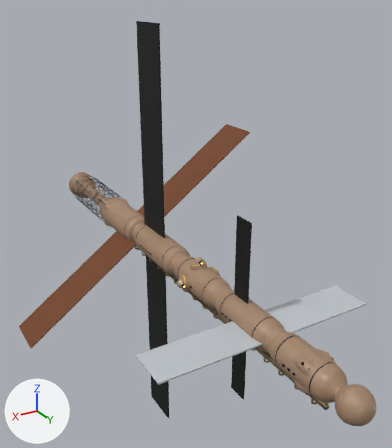
The glTF model game/models/mars.glb: old version first, new version second.
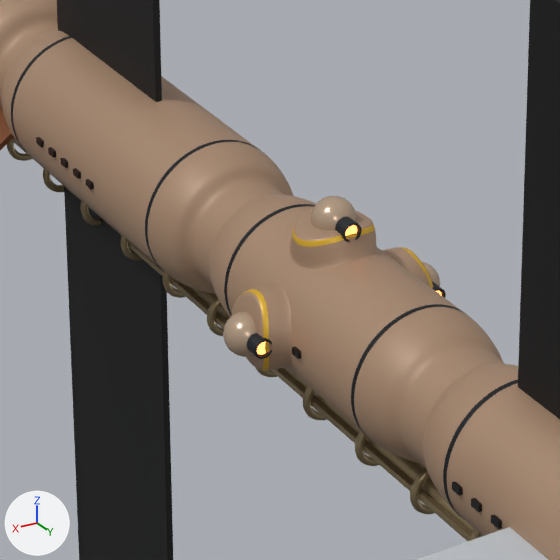
Each version is shown whole from a 50 mm camera at (57.4, 107.6, 61.2) aimed at (-6.9, 0.4, 7.6), then close up on the part from 34% to 62% of the width and 49% to 73% of the height. Arrows for +X, +Y and +Z are at lower left; the lights stay in place. The first two pictures are the older version. Where no turn or scale is listed for an object, it has been applied to the vertices. Vertices at exactly the same position are counted once.

The first close-up shows 'B_barbette0', 'B_barbette1', 'B_barbette2', 'B_coil_barrel', 'B_dome0', 'B_dome1', 'B_dome2', 'B_emitter0', 'B_emitter1', 'B_emitter2', 'B_hull', 'B_rail.001', 'Lens0', 'Lens1', 'Lens2', 'Rad0_light', 'Rad2_dark', 'Rad4_dark', 'Rad5_dark' and 26 more.
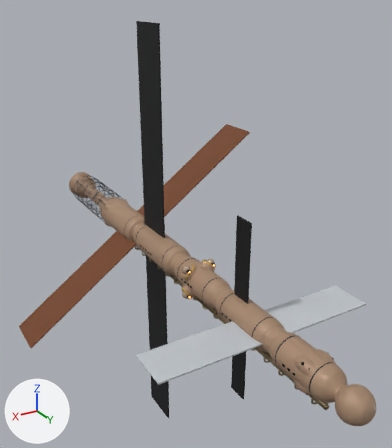
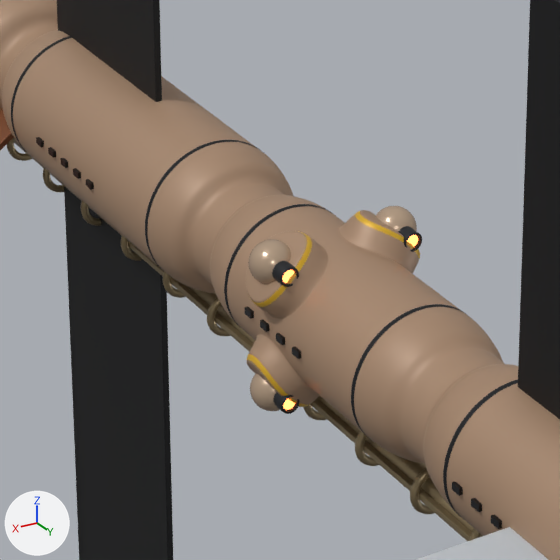
The change, as a diff of the scene's bpy script:
```diff
--- a/game/models/mars.glb.py
+++ b/game/models/mars.glb.py
@@ me_b_barbette0 @@
 # used by ob_b_barbette0; location = (0.0, 0.0, 0.0)
-me_b_barbette0.from_pydata(...)  # 3073 vertices, 6080 faces; spans x 2.73..4.51, y 10.9..15.1, z -1.95..1.95
+me_b_barbette0.from_pydata(...)  # 3073 vertices, 6080 faces; spans x 0.55..4.19, y 10.9..15.1, z 0.55..4.19
+# me_b_barbette0 part 1: the whole mesh is turned -45 degrees about the y axis through the mesh origin
 me_b_barbette0.materials.append(mat_b_hull)
@@ me_b_barbette1 @@
 # used by ob_b_barbette1; location = (0.0, 0.0, 0.0)
-me_b_barbette1.from_pydata(...)  # 3073 vertices, 6080 faces; spans x -4.51..-2.73, y 10.9..15.1, z -1.95..1.95
+me_b_barbette1.from_pydata(...)  # 3073 vertices, 6080 faces; spans x -4.19..-0.55, y 10.9..15.1, z 0.55..4.19
+# me_b_barbette1 part 2: the whole mesh is turned 45 degrees about the y axis through the mesh origin
 me_b_barbette1.materials.append(mat_b_hull)
@@ me_b_barbette2 @@
 # used by ob_b_barbette2; location = (0.0, 0.0, 0.0)
-me_b_barbette2.from_pydata(...)  # 3073 vertices, 6080 faces; spans x -1.95..1.95, y 10.9..15.1, z 2.73..4.51
+me_b_barbette2.from_pydata(...)  # 3073 vertices, 6080 faces; spans x 0.55..4.19, y 10.9..15.1, z -4.19..-0.55
+# me_b_barbette2 part 3: the whole mesh is turned 135 degrees about the y axis through the mesh origin
 me_b_barbette2.materials.append(mat_b_hull)
@@ ob_b_dome0 @@
 ob_b_dome0 = bpy.data.objects.new('B_dome0', me_b_dome0)
-ob_b_dome0.location = (4.53, 13.0, 0.0)
+ob_b_dome0.location = (3.2, 13.0, 3.2)
@@ ob_b_emitter0 @@
 ob_b_emitter0 = bpy.data.objects.new('B_emitter0', me_b_emitter0)
-ob_b_emitter0.location = (4.53, 13.0, 0.0)
+ob_b_emitter0.location = (3.2, 13.0, 3.2)
@@ ob_lens0 @@
 ob_lens0 = bpy.data.objects.new('Lens0', me_lens0)
-ob_lens0.location = (4.53, 13.0, 0.0)
+ob_lens0.location = (3.2, 13.0, 3.2)
@@ ob_b_dome1 @@
 ob_b_dome1 = bpy.data.objects.new('B_dome1', me_b_dome1)
-ob_b_dome1.location = (-4.53, 13.0, 0.0)
+ob_b_dome1.location = (-3.2, 13.0, 3.2)
@@ ob_b_emitter1 @@
 ob_b_emitter1 = bpy.data.objects.new('B_emitter1', me_b_emitter1)
-ob_b_emitter1.location = (-4.53, 13.0, 0.0)
+ob_b_emitter1.location = (-3.2, 13.0, 3.2)
@@ ob_lens1 @@
 ob_lens1 = bpy.data.objects.new('Lens1', me_lens1)
-ob_lens1.location = (-4.53, 13.0, 0.0)
+ob_lens1.location = (-3.2, 13.0, 3.2)
@@ ob_b_dome2 @@
 ob_b_dome2 = bpy.data.objects.new('B_dome2', me_b_dome2)
-ob_b_dome2.location = (0.0, 13.0, 4.53)
+ob_b_dome2.location = (3.2, 13.0, -3.2)
@@ ob_b_emitter2 @@
 ob_b_emitter2 = bpy.data.objects.new('B_emitter2', me_b_emitter2)
-ob_b_emitter2.location = (0.0, 13.0, 4.53)
+ob_b_emitter2.location = (3.2, 13.0, -3.2)
@@ ob_lens2 @@
 ob_lens2 = bpy.data.objects.new('Lens2', me_lens2)
-ob_lens2.location = (0.0, 13.0, 4.53)
+ob_lens2.location = (3.2, 13.0, -3.2)
```

Location of each change, (x1, y1, x2, y2) in pixels of the close-ups (560 x 560 px):
'B_barbette0', turned
    before: (231, 282, 292, 371)
    after: (246, 231, 329, 319)
'B_barbette2', turned
    before: (289, 209, 378, 269)
    after: (247, 334, 319, 407)
'B_barbette1', turned
    before: (382, 247, 433, 289)
    after: (338, 210, 420, 274)
'B_dome0', moved
    before: (223, 311, 257, 357)
    after: (248, 239, 291, 284)
'B_dome2', moved
    before: (311, 196, 356, 230)
    after: (250, 374, 280, 411)
'B_dome1', moved (mostly hidden before)
    before: (422, 262, 440, 287)
    after: (375, 206, 417, 231)
'B_emitter0', moved
    before: (247, 333, 272, 359)
    after: (272, 261, 299, 287)
'B_emitter2', moved
    before: (335, 217, 362, 242)
    after: (273, 392, 299, 414)
'B_emitter1', moved (mostly hidden before)
    before: (432, 282, 446, 298)
    after: (398, 226, 422, 252)
'Lens0', moved
    before: (257, 342, 266, 355)
    after: (282, 270, 295, 283)
'Lens2', moved
    before: (345, 225, 357, 236)
    after: (283, 399, 295, 410)
'Lens1', moved (mostly hidden before)
    before: (436, 291, 442, 296)
    after: (407, 235, 418, 247)
